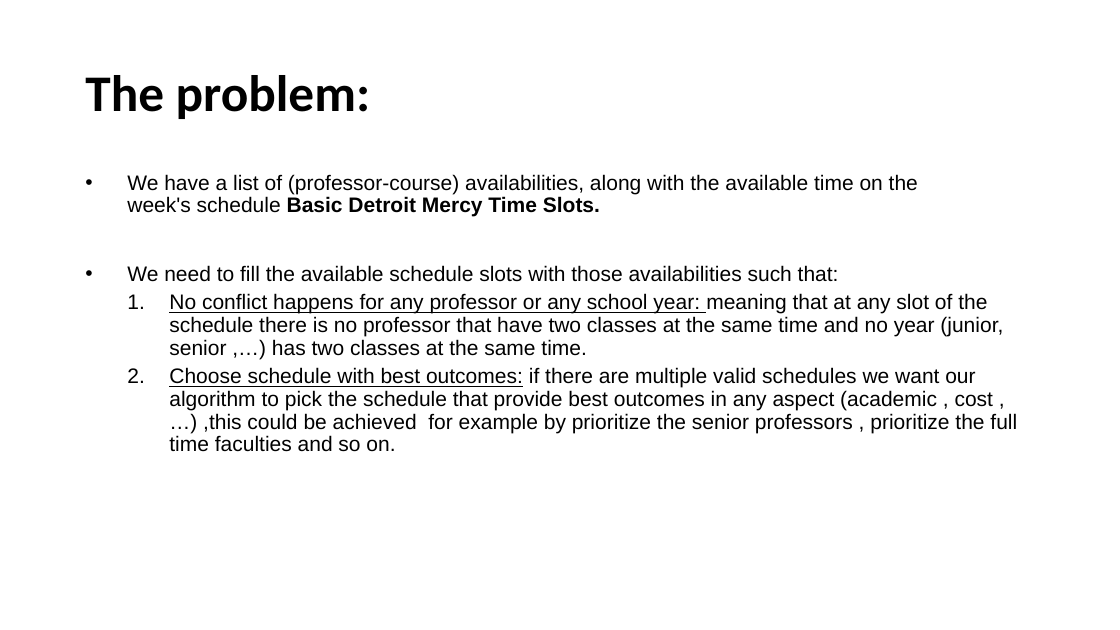
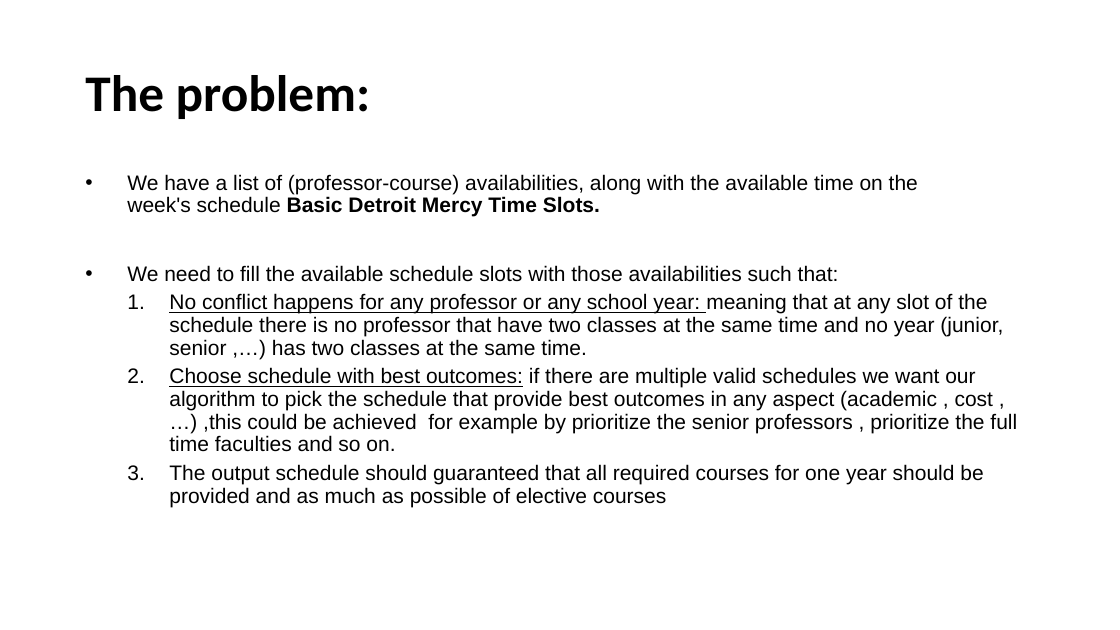
Before and after one commit to omaranBazna/schedule, a slide deck: slide 2 of algorithm design.pptx. Drawn at 1120x630 pixels with LibreOffice and Linux fonts; fonts in the diff are those of the drawing. Boxes give left, top, right and bottom in pixels: in the first picture for what was removed or moved away, otherwise in the second. Text is boxed around its words. In the diff, an @@ line names an element or a change of style, - is before the commit and + after.

Commit message:
update the problem definition

```diff
--- a/algorithm design.pptx
+++ b/algorithm design.pptx
@@ text at [169,464,983,507]: paragraph added @@
+  3. The output schedule should guaranteed that all required courses for one year should be provided and as much as possible of elective courses
```
